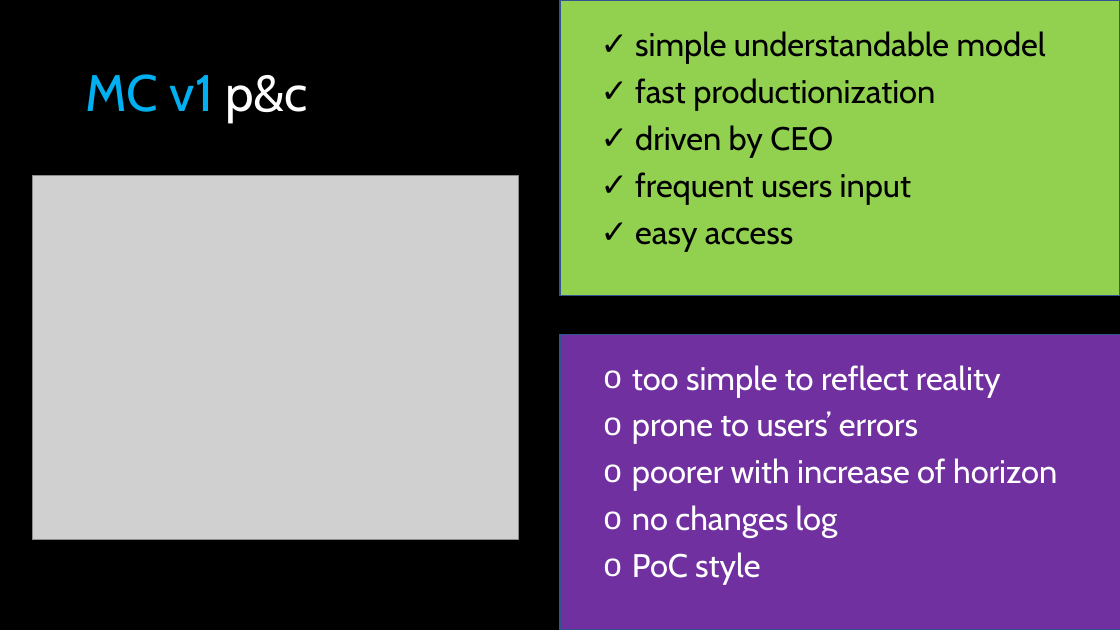
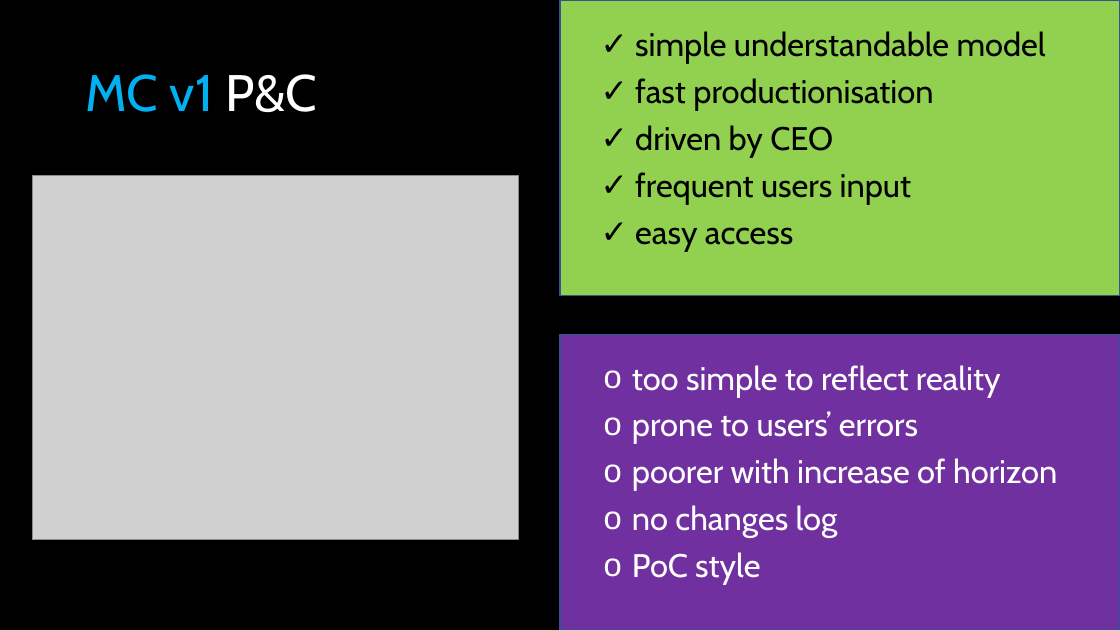
Before and after one commit to lady-pandas/is-prediction-still-difficult, a slide deck: slide 8 of presentation/Is prediction STILL difficult.pptx. Drawn at 1120x630 pixels with LibreOffice and Linux fonts; fonts in the diff are those of the drawing; grey boxes stand for pictures. Boxes give left, top, right and bottom in pixels: in the first picture for what was removed or moved away, otherwise in the second. Text is boxed around its words. In the diff, an @@ line names an element or a change of style, - is before the commit and + after.

```diff
--- a/presentation/Is prediction STILL difficult.pptx
+++ b/presentation/Is prediction STILL difficult.pptx
@@ title at box(85, 74, 317, 112): text changed @@
-MC v1 p&c
+MC v1 P&C
@@ text at box(635, 78, 933, 111): text changed @@
-✓ fast productionization
+✓ fast productionisation
```
Also in this commit, not shown: 7 other slides changed, 1 other file.
